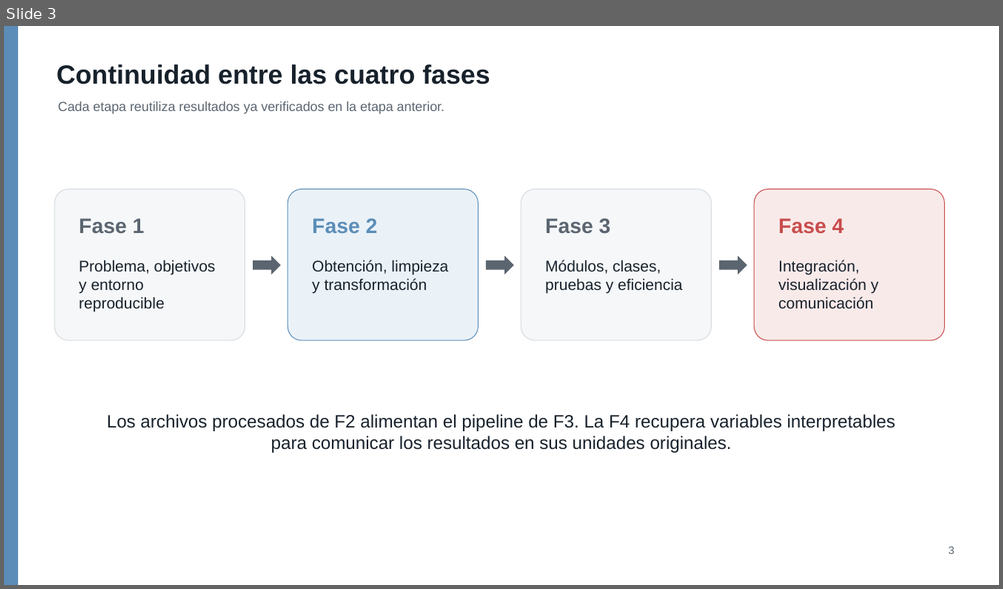
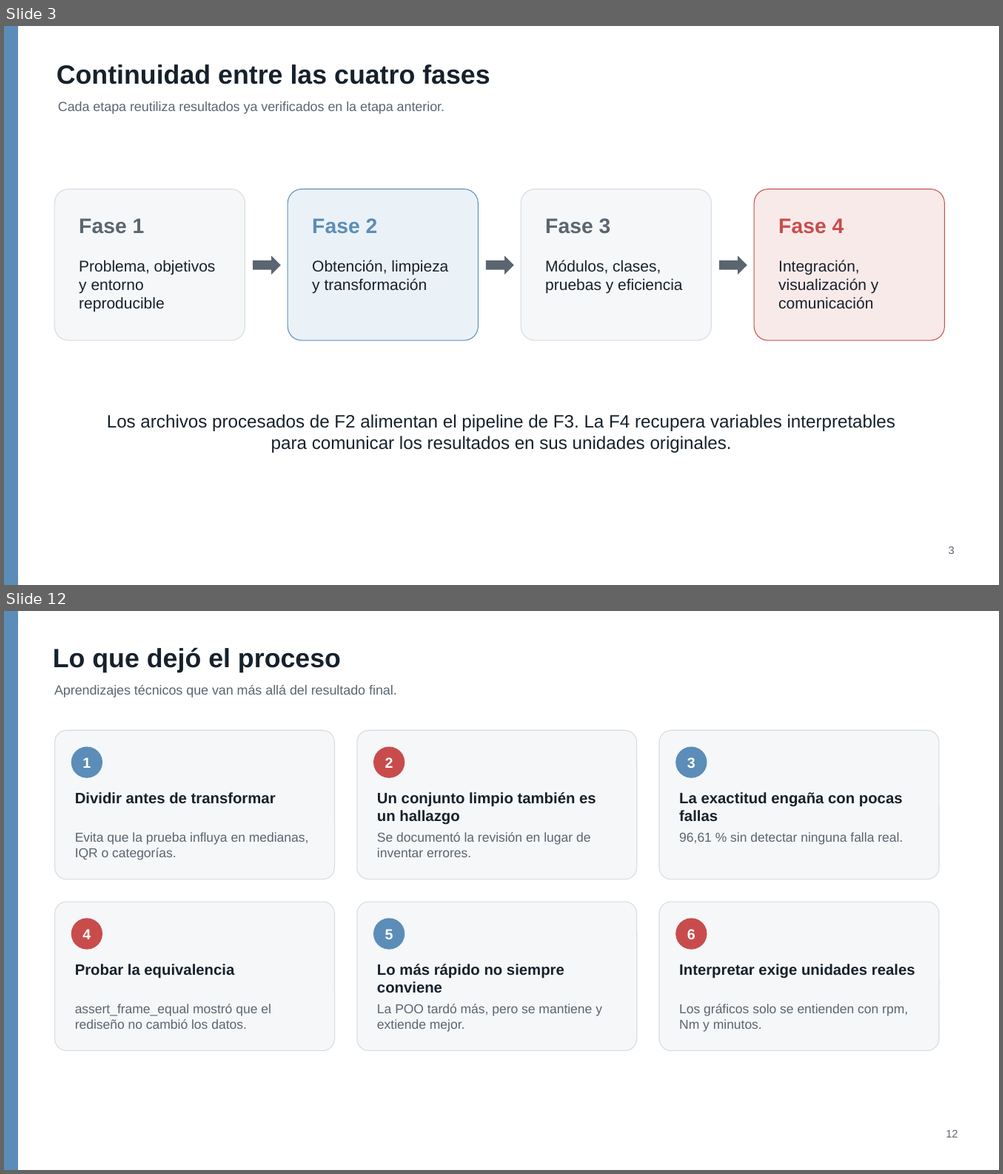
Before and after one commit to alexander-seor/proyecto-grupo9-mcdi500, a slide deck: F4/presentacion_f4_grupo9.pptx. Shown one above the other, each under a label of ours: slide 3 before the commit, slides 3 and 12 after it; the slides between them are not shown. The pictures are 1003x589 and 1003x1174 pixels, drawn with LibreOffice and Linux fonts; fonts in the diff are those of the drawing. Boxes give left, top, right and bottom in pixels: in the first picture for what was removed or moved away, otherwise in the second. Text is boxed around its words. In the diff, an @@ line names an element or a change of style, - is before the commit and + after.

```diff
--- a/F4/presentacion_f4_grupo9.pptx
+++ b/F4/presentacion_f4_grupo9.pptx
@@ slide 12 added at box(4, 611, 999, 1170), background #FFFFFF @@
@@ rectangle added at box(4, 611, 18, 1170), fill #5B8DB8 @@
@@ text added at box(53, 647, 341, 672), 25.5 pt, text #17212B, bold @@
+Lo que dejó el proceso
@@ text added at box(54, 685, 397, 698), 12.8 pt, text #5B6570 @@
+Aprendizajes técnicos que van más allá del resultado final.
@@ rounded rectangle added at box(55, 730, 335, 880), fill #F5F7F8, outline #D7DCE1 0.75 pt @@
@@ rounded rectangle added at box(357, 730, 637, 880), fill #F5F7F8, outline #D7DCE1 0.75 pt @@
@@ rounded rectangle added at box(659, 730, 939, 880), fill #F5F7F8, outline #D7DCE1 0.75 pt @@
@@ ellipse added at box(71, 747, 102, 778), fill #5B8DB8, 14 pt, text #FFFFFF, bold @@
+1
@@ ellipse added at box(373, 747, 404, 778), fill #C94C4C, 14 pt, text #FFFFFF, bold @@
+2
@@ ellipse added at box(675, 747, 707, 778), fill #5B8DB8, 14 pt, text #FFFFFF, bold @@
+3
@@ text added at box(75, 792, 276, 804), 14.5 pt, text #17212B, bold @@
+Dividir antes de transformar
@@ text added at box(377, 792, 596, 825), 14.5 pt, text #17212B, bold @@
+Un conjunto limpio también es un hallazgo
@@ text added at box(679, 792, 902, 822), 14.5 pt, text #17212B, bold @@
+La exactitud engaña con pocas fallas
@@ text added at box(75, 832, 309, 860), 12.5 pt, text #5B6570 @@
+Evita que la prueba influya en medianas, IQR o categorías.
@@ text added at box(377, 832, 590, 857), 12.5 pt, text #5B6570 @@
+Se documentó la revisión en lugar de inventar errores.
@@ text added at box(679, 832, 902, 845), 12.5 pt, text #5B6570 @@
+96,61 % sin detectar ninguna falla real.
@@ rounded rectangle added at box(55, 902, 335, 1051), fill #F5F7F8, outline #D7DCE1 0.75 pt @@
@@ ellipse added at box(71, 918, 102, 950), fill #C94C4C, 14 pt, text #FFFFFF, bold @@
+4
@@ rounded rectangle added at box(357, 902, 637, 1051), fill #F5F7F8, outline #D7DCE1 0.75 pt @@
@@ ellipse added at box(373, 918, 404, 950), fill #5B8DB8, 14 pt, text #FFFFFF, bold @@
+5
@@ rounded rectangle added at box(659, 902, 939, 1051), fill #F5F7F8, outline #D7DCE1 0.75 pt @@
@@ ellipse added at box(675, 918, 707, 950), fill #C94C4C, 14 pt, text #FFFFFF, bold @@
+6
@@ text added at box(75, 964, 234, 979), 14.5 pt, text #17212B, bold @@
+Probar la equivalencia
@@ text added at box(377, 964, 564, 994), 14.5 pt, text #17212B, bold @@
+Lo más rápido no siempre conviene
@@ text added at box(679, 964, 915, 979), 14.5 pt, text #17212B, bold @@
+Interpretar exige unidades reales
@@ text added at box(75, 1004, 271, 1029), 12.5 pt, text #5B6570 @@
+assert_frame_equal mostró que el rediseño no cambió los datos.
@@ text added at box(377, 1004, 602, 1032), 12.5 pt, text #5B6570 @@
+La POO tardó más, pero se mantiene y extiende mejor.
@@ text added at box(679, 1004, 908, 1032), 12.5 pt, text #5B6570 @@
+Los gráficos solo se entienden con rpm, Nm y minutos.
@@ text added at box(945, 1130, 957, 1138), 10.5 pt, text #5B6570 @@
+12
```
Also in this commit, not shown: 6 slides changed, 5 other slides added, 1 slide removed.
